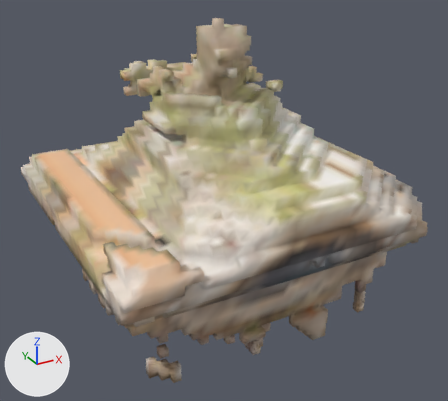
Two versions of the glTF model example/mascotte/test1/generated/sheet4/scans/L8/sheet4_L8.glb, one commit apart.
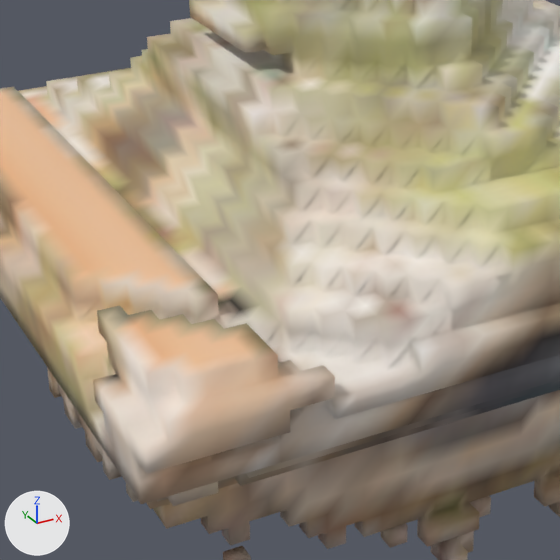
The first picture shows the older version from a camera (50 mm lens) standing at (-1.78, -3.49, 3.3) and looking at (0.04, -0.18, 1.64). The close-ups show the older and then the newer version on the part from 14% to 67% of the width and 28% to 87% of the height of that picture. Only the edits that show in the close-ups are written down. The lights are fixed; the arrows at lower left show +X, +Y and +Z.

Names of what the first close-up shows: 'BPT_sheet4_L8'.
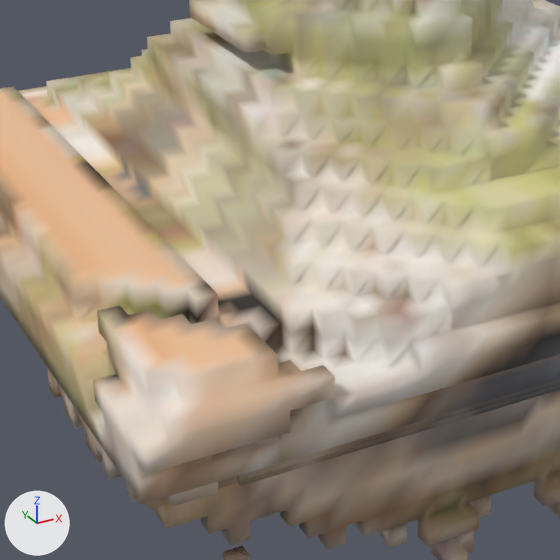
The change, as a list of edits to the scene's bpy script:
```text
Change me_bpt_sheet4_l8:
    where me_bpt_sheet4_l8.from_pydata(...)  # 10237 vertices, 20956 faces; spans x -1.03..1.08, y -1.18..1.03, z 0.82..2.82
    used by ob_bpt_sheet4_l8; location = (0.0, 0.0, 0.0)
    me_bpt_sheet4_l8 part 1: 13748 faces centred in x -1.03..1.06, y -1.18..1.01, z 0.82..2.77 are repainted in the vertex colours, in many colours
```

What differs and where, as boxes [x1, y1, x2, y2] in the close-ups (560 x 560 px):
part 1 of me_bpt_sheet4_l8, recoloured
    both: [9, 0, 560, 560]
